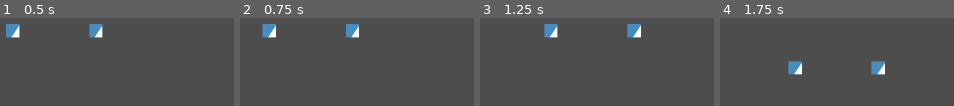
Above: before the commit, frames 1-4 (left to right).
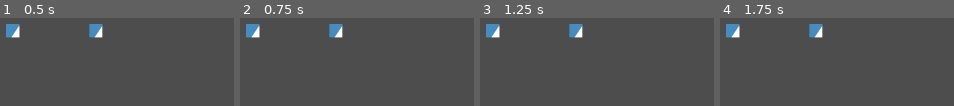
Above: after the commit, the same moments.

Repository: ARCsweden/GameJam2024FallA
Game: Godot game, scene res://Scenes/game.tscn
The game is run twice, just before and just after one commit, with the same random seed, the same clock (stepped at 60 frames per second) and the same inputs. The engine's default icon, where the game draws it, is replaced by a stand-in: a white triangle on a blue panel in a dark square.
Inputs:
- Up to frame 1 (0.5 s): no input
- Up to frame 2 (0.75 s): tap Enter at 0.5 s; hold Right (p1_move_right, bound only before the commit) from 0.53 s (still down)
- Up to frame 3 (1.25 s): keep holding Right (p1_move_right, bound only before the commit)
- Up to frame 4 (1.75 s): release Right (p1_move_right, bound only before the commit) at 1.28 s; hold Down (p1_move_down, bound only before the commit) from 1.28 s (still down)

Frame 1 is identical in both runs. In frame 2, 3.7% of the frame differs, in the area x 2-51%, y 6-23%; in frame 3, 3.8%, in the area x 2-69%, y 6-23%; in frame 4, 3.8%.

Commit message:
renaming

Diff:
--- a/dontdrowntogether/project.godot
+++ b/dontdrowntogether/project.godot
@@ -26,27 +26,27 @@
 
 [input]
 
-p1_move_up={
+move_up0={
 "deadzone": 0.5,
 "events": [Object(InputEventKey,"resource_local_to_scene":false,"resource_name":"","device":0,"window_id":0,"alt_presse …(194 unchanged characters)…
 ]
 }
-p1_move_down={
+move_down0={
 "deadzone": 0.5,
 "events": [Object(InputEventKey,"resource_local_to_scene":false,"resource_name":"","device":-1,"window_id":0,"alt_press …(195 unchanged characters)…
 ]
 }
-p1_move_left={
+move_left0={
 "deadzone": 0.5,
 "events": [Object(InputEventKey,"resource_local_to_scene":false,"resource_name":"","device":-1,"window_id":0,"alt_press …(195 unchanged characters)…
 ]
 }
-p1_move_right={
+move_right0={
 "deadzone": 0.5,
 "events": [Object(InputEventKey,"resource_local_to_scene":false,"resource_name":"","device":-1,"window_id":0,"alt_press …(195 unchanged characters)…
 ]
 }
-p1_paddle={
+paddle0={
 "deadzone": 0.5,
 "events": [Object(InputEventKey,"resource_local_to_scene":false,"resource_name":"","device":-1,"window_id":0,"alt_press …(192 unchanged characters)…
 ]
@@ -56,19 +56,19 @@
 "events": [Object(InputEventKey,"resource_local_to_scene":false,"resource_name":"","device":-1,"window_id":0,"alt_press …(193 unchanged characters)…
 ]
 }
-p2_move_up={
+move_up1={
 "deadzone": 0.5,
 "events": []
 }
-p2_move_down={
+move_down1={
 "deadzone": 0.5,
 "events": []
 }
-p2_move_left={
+move_left1={
 "deadzone": 0.5,
 "events": []
 }
-p2_move_right={
+move_right1={
 "deadzone": 0.5,
 "events": []
 }
